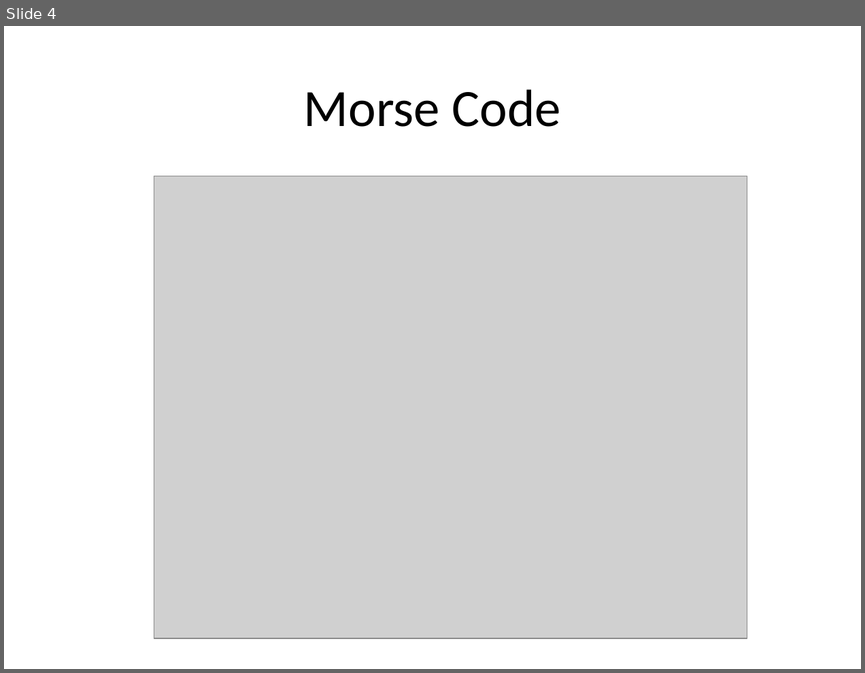
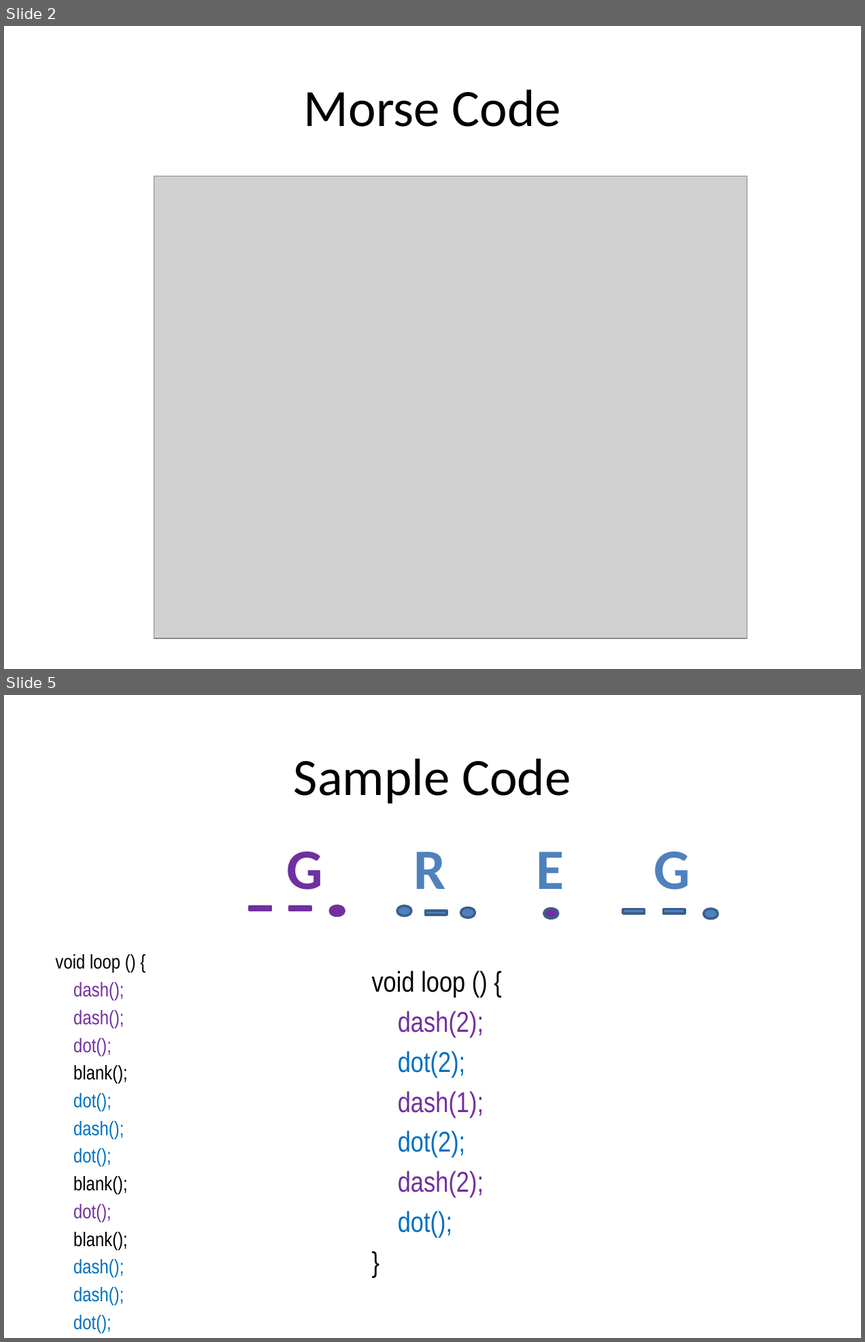
Before and after one commit to BirkaranGill/ICS3C0, a slide deck: Daily Agendas/Day7.2_MorseCodeChallange2_Oct17.pptx. Shown one above the other, each under a label of ours: slide 4 before the commit, slides 2 and 5 after it; the slides between them are not shown. The pictures are 865x673 and 865x1342 pixels, drawn with LibreOffice and Linux fonts; fonts in the diff are those of the drawing; grey boxes stand for pictures. Boxes give left, top, right and bottom in pixels: in the first picture for what was removed or moved away, otherwise in the second. Text is boxed around its words. In the diff, an @@ line names an element or a change of style, - is before the commit and + after.

```diff
--- a/Daily Agendas/Day7.2_MorseCodeChallange2_Oct17.pptx
+++ b/Daily Agendas/Day7.2_MorseCodeChallange2_Oct17.pptx
@@ slide 5 added at box(4, 695, 861, 1338), background #FFFFFF @@
@@ title added at box(294, 758, 570, 804), 44 pt, text #000000 @@
+Sample Code
@@ text added at box(287, 851, 690, 889), 48 pt, text #4F81BD, bold @@
+G R E G
@@ rectangle added at box(249, 906, 271, 910), fill #7030A0, outline #7030A0 2 pt @@
@@ rectangle added at box(290, 906, 311, 910), fill #7030A0, outline #7030A0 2 pt @@
@@ ellipse added at box(330, 906, 344, 916), fill #7030A0, outline #7030A0 2 pt @@
@@ ellipse added at box(397, 906, 412, 916), fill #4F81BD, outline #3A5F8C 2 pt @@
@@ rectangle added at box(426, 910, 447, 915), fill #4F81BD, outline #3A5F8C 2 pt @@
@@ ellipse added at box(461, 907, 475, 918), fill #4F81BD, outline #3A5F8C 2 pt @@
@@ ellipse added at box(544, 909, 558, 919), fill #7030A0, outline #3A5F8C 2 pt @@
@@ rectangle added at box(623, 909, 644, 913), fill #4F81BD, outline #3A5F8C 2 pt @@
@@ rectangle added at box(663, 909, 684, 913), fill #4F81BD, outline #3A5F8C 2 pt @@
@@ ellipse added at box(703, 909, 718, 919), fill #4F81BD, outline #3A5F8C 2 pt @@
@@ text added at box(56, 954, 128, 1305), 16.6 pt, text #0070C0 @@
+void loop () {
+dash();
+dash();
+dot();
+blank();
+dot();
+dash();
+dot();
+blank();
+dot();
+blank();
+dash();
+dash();
+dot();
+}
@@ text added at box(372, 970, 483, 1238), 24 pt, text #7030A0 @@
+void loop () {
+dash(2);
+dot(2);
+dash(1);
+dot(2);
+dash(2);
+dot();
+}
@@ what was slide 4 is now slide 2 @@
```
Also in this commit, not shown: 2 other slides added, 3 slides removed, 1 other file.
